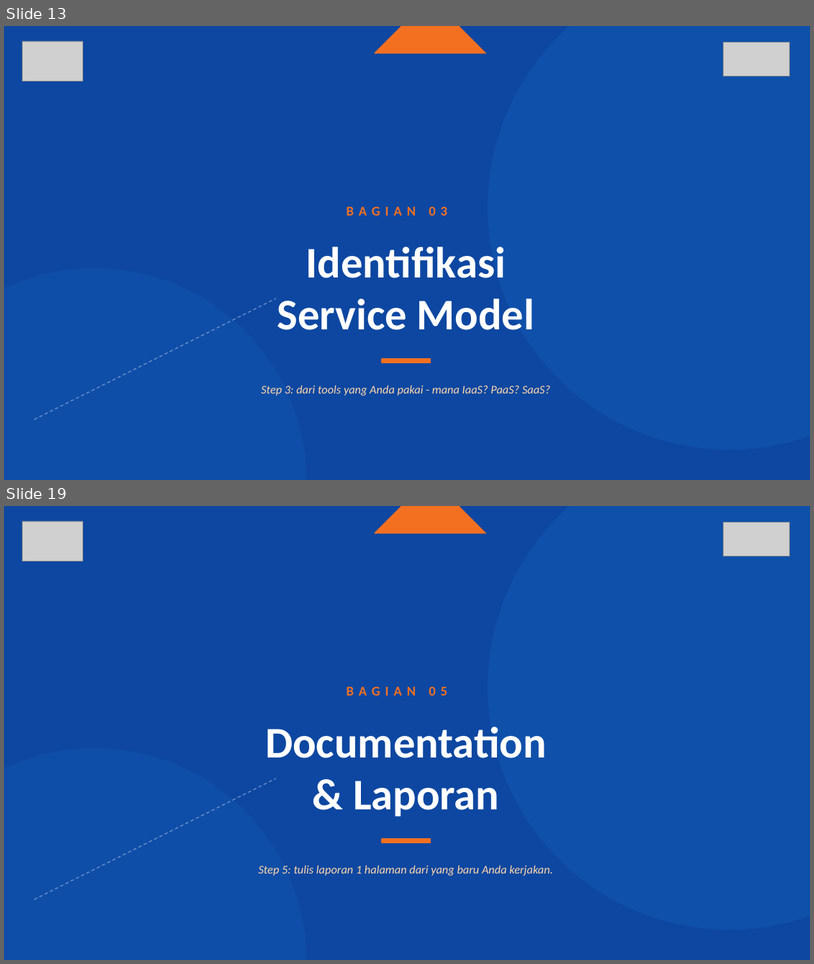
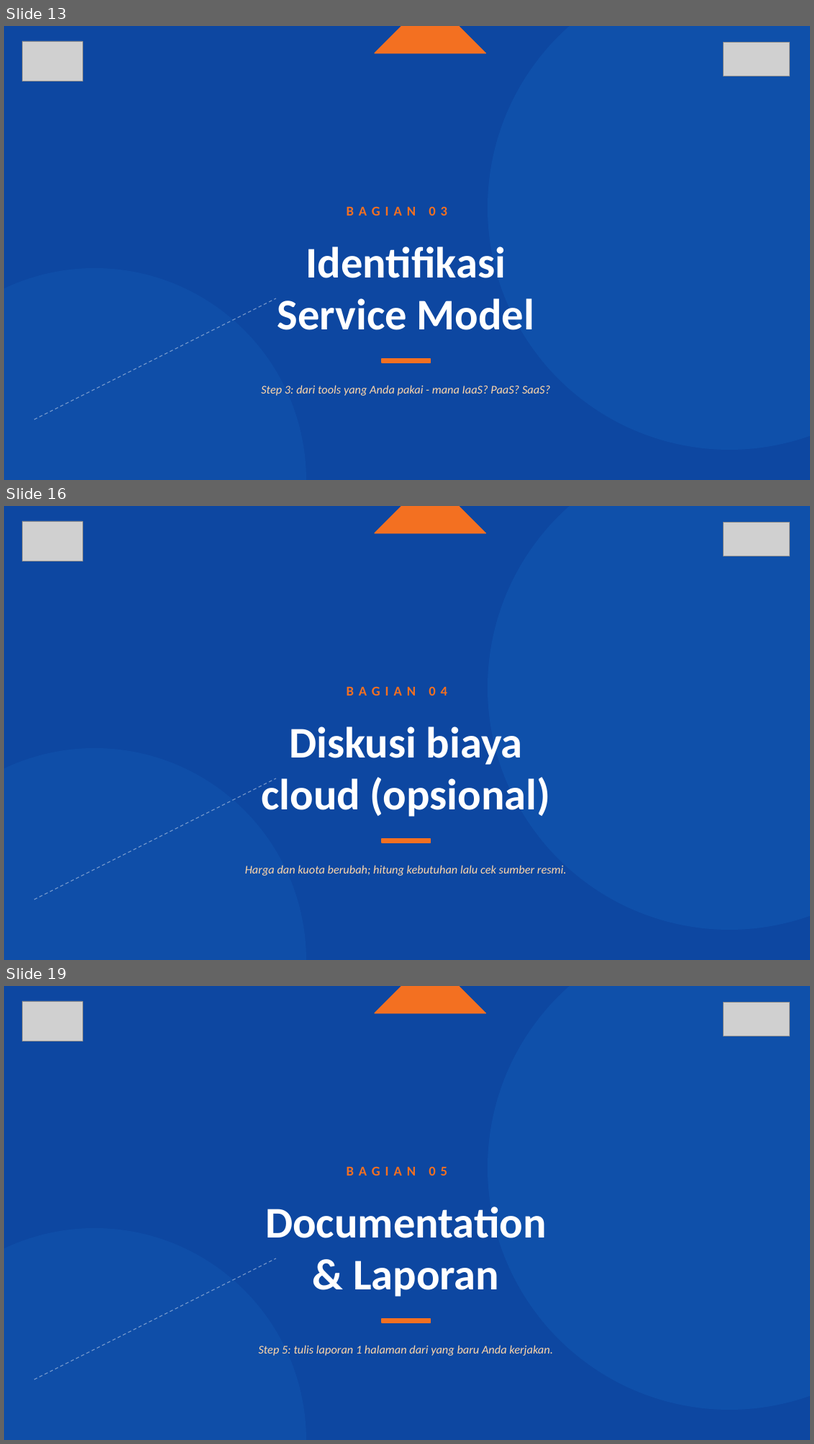
Before and after one commit to SeedFlora/meet1CloudService, a slide deck: slides/LAB01_Pengantar_Cloud_Hands_On_Final.pptx. Shown one above the other, each under a label of ours: slides 13 and 19 before the commit, slides 13, 16 and 19 after it; the slides between them are not shown. The pictures are 814x964 and 814x1444 pixels, drawn with LibreOffice and Linux fonts; fonts in the diff are those of the drawing; grey boxes stand for pictures. Boxes give left, top, right and bottom in pixels: in the first picture for what was removed or moved away, otherwise in the second. Text is boxed around its words. In the diff, an @@ line names an element or a change of style, - is before the commit and + after.

```diff
--- a/slides/LAB01_Pengantar_Cloud_Hands_On_Final.pptx
+++ b/slides/LAB01_Pengantar_Cloud_Hands_On_Final.pptx
@@ slide 16 added at (4,506,810,960), background #0D47A1 @@
@@ picture added at (22,521,82,561) @@
@@ right triangle added at (375,506,486,589), fill #F37021, outline #F37021 1 pt @@
@@ ellipse added at (424,509,430,514), fill #F37021, outline #F37021 1 pt @@
@@ ellipse added at (437,509,442,514), fill #F37021, outline #F37021 1 pt @@
@@ ellipse added at (451,509,456,514), fill #F37021, outline #F37021 1 pt @@
@@ ellipse added at (488,506,810,929), fill #1976D2 at 20% opacity @@
@@ picture added at (724,523,790,556) @@
@@ text added at (347,686,448,695), 16 pt, text #F37021, bold @@
+BAGIAN 04
@@ text added at (261,726,550,816), 52 pt, text #FFFFFF, bold @@
+Diskusi biaya
+cloud (opsional)
@@ ellipse added at (4,748,306,960), fill #1565C0 at 25% opacity @@
@@ line added from (34, 899) to (276, 778), #FFFFFF 1 pt dashed @@
@@ rectangle added at (382,839,430,842), fill #F37021, outline #F37021 1 pt @@
@@ text added at (245,865,567,875), 14 pt, text #FED7AA, italic @@
+Harga dan kuota berubah; hitung kebutuhan lalu cek sumber resmi.
```
Also in this commit, not shown: 22 slides changed, 1 other slide added, 2 slides removed, 1 other file.
